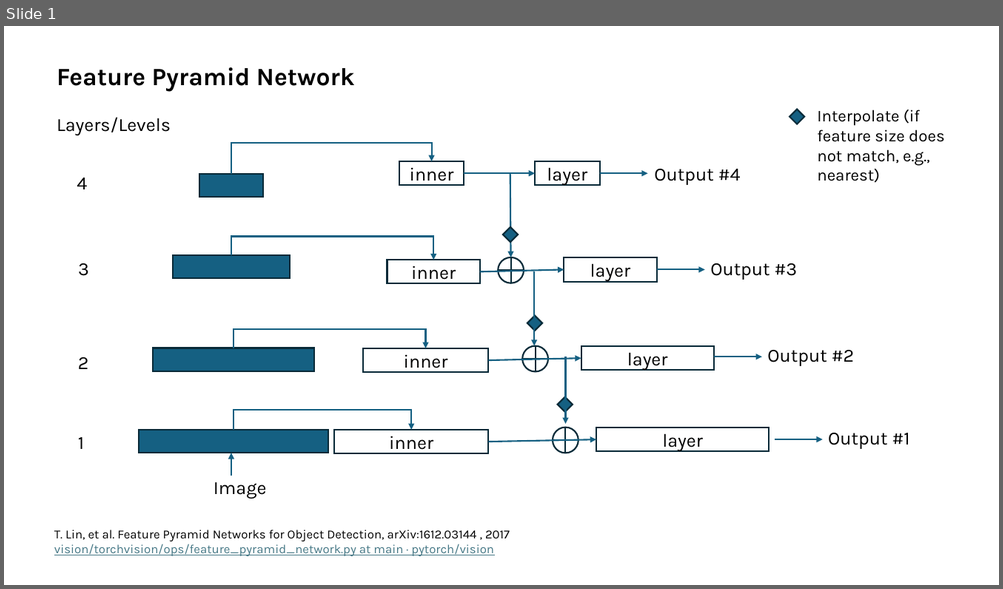
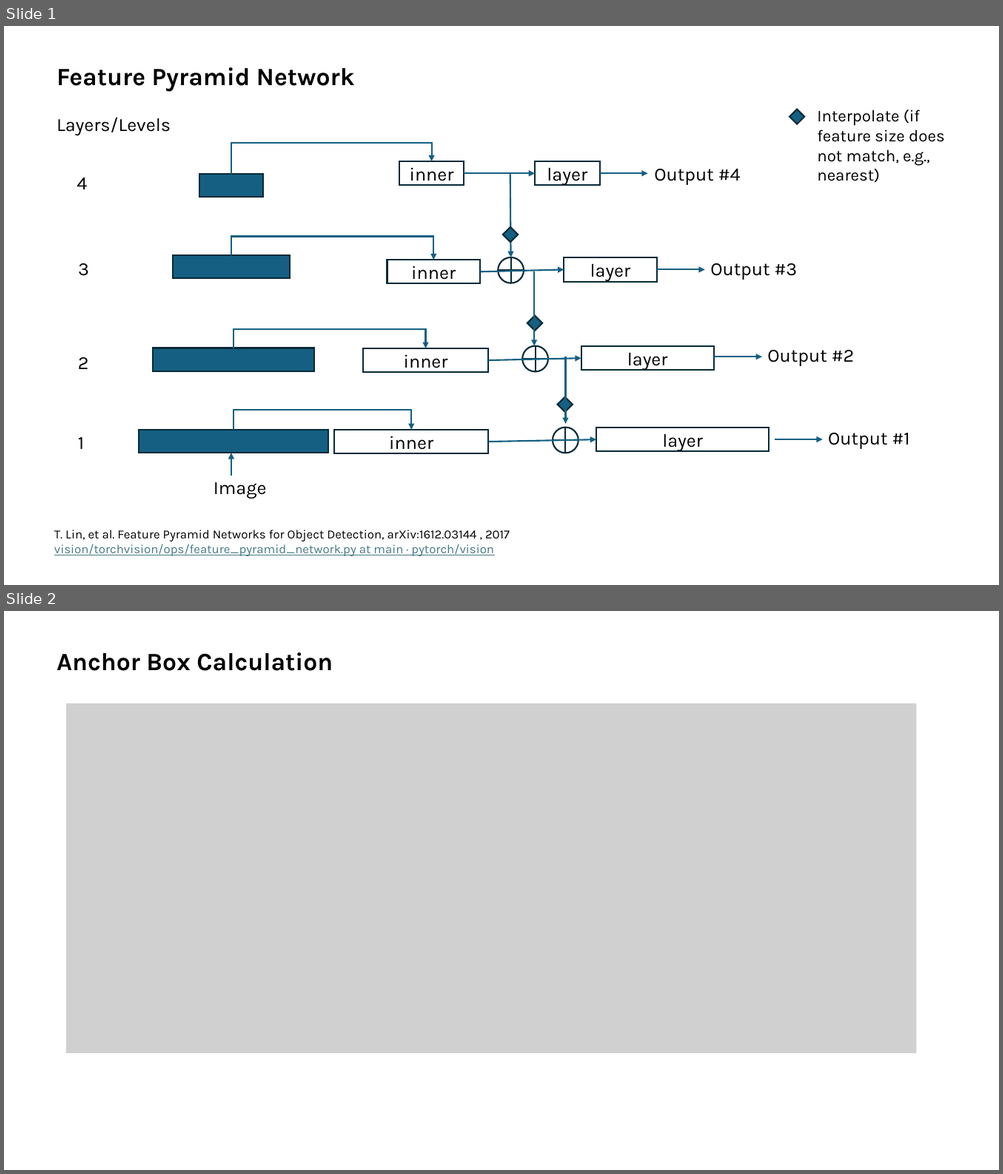
Before and after one commit to s-reaungamornrat/video_processing, a slide deck: mask_rcnn/doc/networks.pptx. Shown one above the other, each under a label of ours: slide 1 before the commit, slides 1 and 2 after it. The pictures are 1003x589 and 1003x1174 pixels, drawn with LibreOffice and Linux fonts; fonts in the diff are those of the drawing; grey boxes stand for pictures. Boxes give left, top, right and bottom in pixels: in the first picture for what was removed or moved away, otherwise in the second. Text is boxed around its words. In the diff, an @@ line names an element or a change of style, - is before the commit and + after.

```diff
--- a/mask_rcnn/doc/networks.pptx
+++ b/mask_rcnn/doc/networks.pptx
@@ slide 2 added at (x1=4, y1=611, x2=999, y2=1170), background #FFFFFF @@
@@ text added at (x1=57, y1=652, x2=333, y2=671), 24 pt, text #000000, bold @@
+Anchor Box Calculation
@@ picture added at (x1=66, y1=703, x2=916, y2=1054) @@
```
Also in this commit, not shown: 1 other slide added, 3 other files.
